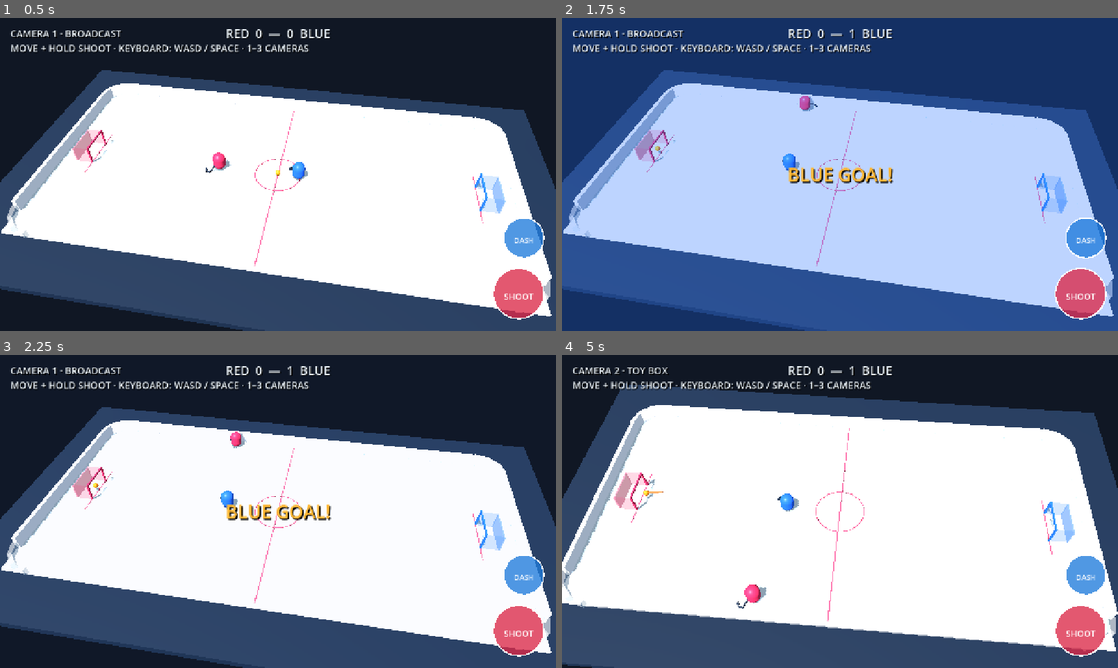
Above: before the commit, frames 1-4 (two rows, left to right).
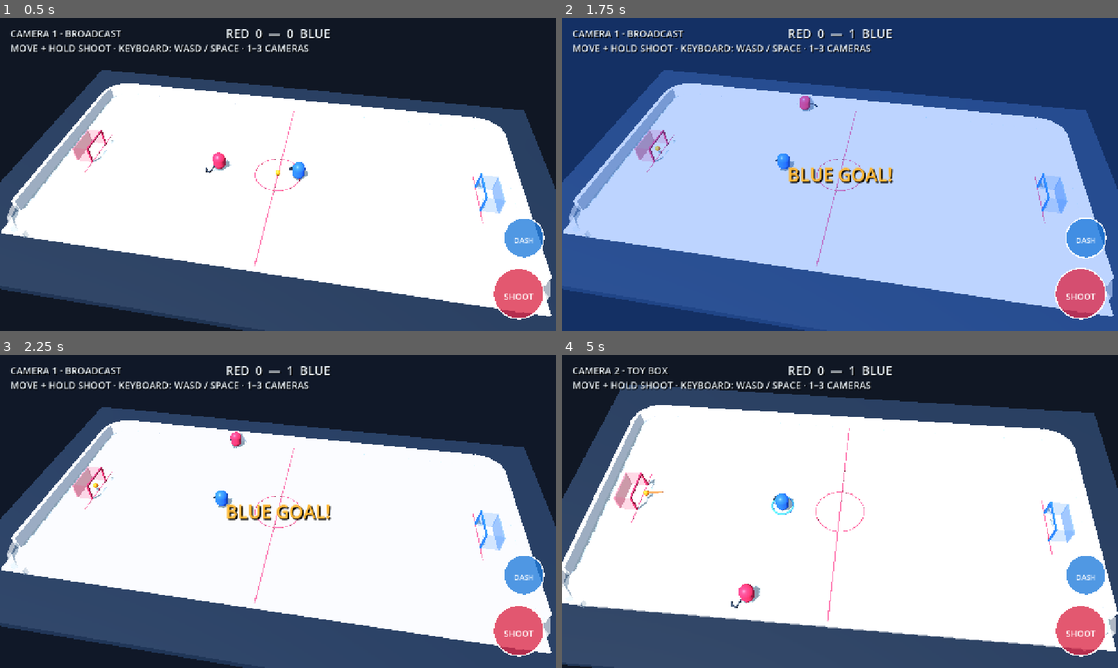
Above: after the commit, the same moments.

Repository: dylanwatsonsoftware/floorball-frenzy-3d
Game: Godot game, scene res://scenes/app/main.tscn
Two runs of this game, one before a commit and one after it. Both use one fixed random seed, a clock stepped at 60 frames per second and the inputs below.
Inputs (mouse positions are in pixels of both pictures, inside the frame that each line leads up to):
- Up to frame 1 (0.5 s): no input
- Up to frame 2 (1.75 s): tap Enter at 0.5 s; move the mouse to (812, 237) at 0.52 s; hold W (move_up) 0.53-1.25 s; tap Shift (dash) at 0.6 s; click (812, 237) at 0.67 s; drag from (1006, 221) to (812, 237) at 1.27 s
- Up to frame 3 (2.25 s): move the mouse to (111, 464) at 2.02 s; hold A (move_left) from 2.03 s (still down); hold Space (shoot) from 2.03 s (still down)
- Up to frame 4 (5 s): tap Shift (dash) at 2.3, 3.8 s; release A (move_left) at 2.75 s; release Space (shoot) at 2.75 s; drag from (867, 511) to (673, 464) at 2.77 s; move the mouse to (756, 433) at 3.52 s; hold S (move_down) 3.53-4.25 s; tap 2 at 3.6 s; drag from (962, 495) to (756, 433) at 4.27 s

Frame 1 is identical in both runs. In frame 2, 0.2% of the frame differs, in the area x 38-43%, y 43-50%; in frame 3, 0.2%; in frame 4, 0.5%, in the area x 30-43%, y 44-82%.

Commit message:
feat: give local AI dash mechanics

Diff:
--- a/scripts/gameplay/ball_controller.gd
+++ b/scripts/gameplay/ball_controller.gd
@@ -19,6 +19,7 @@
 const BOLT_TRAIL_EMISSION := Color("42b8ff")
 const STEAL_FEEDBACK_SECONDS := 0.38
 const STEAL_COLOR := Color("7dff6a")
+const BLUE_STEAL_COLOR := Color("58a8ff")
 
 var ball_velocity := Vector3.ZERO
 var _charge_seconds := 0.0
@@ -33,7 +34,7 @@
 var _pending_bolt := false
 var _last_touch_actor: StringName = &""
 var _last_touch_age := INF
-var _dash_steal_consumed := false
+var _dash_steal_consumed := {0: false, 1: false}
 var _steal_feedback_remaining := 0.0
 
 signal goal_scored(scorer: StringName)
@@ -48,14 +49,13 @@
 func _physics_process(delta: float) -> void:
 	_last_touch_age += delta
 	_update_steal_feedback(delta)
-	if not bool(_player.call("is_dashing")):
-		_dash_steal_consumed = false
 	_advance_slap(delta)
 	var previous_position := position
 	var next_state := BallSimulationScript.step(position, ball_velocity, delta)
 	var interaction_state := BallInteractionScript.step(next_state.position, next_state.velocity, _interaction_participants(), delta)
 	position = interaction_state.position
 	ball_velocity = interaction_state.velocity
+	_update_dash_steal_latches()
 	_apply_dash_steal(interaction_state.body_controller)
 	var scorer := MatchSimulationScript.detect_goal(previous_position, position, ball_velocity)
 	if scorer != &"":
@@ -87,7 +87,7 @@
 	_cancel_slap()
 	_last_touch_actor = &""
 	_last_touch_age = INF
-	_dash_steal_consumed = false
+	_dash_steal_consumed = {0: false, 1: false}
 	_steal_feedback_remaining = 0.0
 	_clear_charge_feedback()
 	_set_trail_visible(false)
@@ -236,34 +236,50 @@
 
 
 func _apply_dash_steal(body_controller: int) -> void:
-	var player_dashing := bool(_player.call("is_dashing"))
-	if not DashStealScript.can_steal(body_controller, player_dashing, _dash_steal_consumed):
-		return
-	ball_velocity = DashStealScript.poke_velocity(_player.velocity)
-	_dash_steal_consumed = true
-	record_touch(&"red")
-	_show_steal_feedback()
+	if body_controller < 0 or body_controller > 1:
+		return
+	var dashing_controller := body_controller if _is_controller_dashing(body_controller) else -1
+	if not DashStealScript.can_steal(body_controller, dashing_controller, bool(_dash_steal_consumed[body_controller])):
+		return
+	var actor := _player if body_controller == 0 else _opponent
+	var team: StringName = &"red" if body_controller == 0 else &"blue"
+	ball_velocity = DashStealScript.poke_velocity(actor.velocity)
+	_dash_steal_consumed[body_controller] = true
+	record_touch(team)
+	_show_steal_feedback(team)
+	var feedback_color := STEAL_COLOR if team == &"red" else BLUE_STEAL_COLOR
 	var arena := get_parent()
 	if arena.has_method("play_shot_impact"):
 		arena.call("play_shot_impact", global_position, {
 			"scale": 1.65,
 			"kick": 0.065,
 			"duration": 0.22,
-			"color": STEAL_COLOR,
+			"color": feedback_color,
 		})
 
 
-func _show_steal_feedback() -> void:
+func _update_dash_steal_latches() -> void:
+	for controller in 2:
+		if not _is_controller_dashing(controller):
+			_dash_steal_consumed[controller] = false
+
+
+func _is_controller_dashing(controller: int) -> bool:
+	var actor := _player if controller == 0 else _opponent
+	return actor != null and actor.has_method("is_dashing") and bool(actor.call("is_dashing"))
+
+
+func _show_steal_feedback(team: StringName) -> void:
 	_steal_feedback_remaining = STEAL_FEEDBACK_SECONDS
-	_charge_label.text = "STEAL!"
-	_charge_label.add_theme_color_override("font_color", STEAL_COLOR)
+	_charge_label.text = "STEAL!" if team == &"red" else "BLUE STEAL!"
+	_charge_label.add_theme_color_override("font_color", STEAL_COLOR if team == &"red" else BLUE_STEAL_COLOR)
 
 
 func _update_steal_feedback(delta: float) -> void:
 	if _steal_feedback_remaining <= 0.0:
 		return
 	_steal_feedback_remaining = maxf(0.0, _steal_feedback_remaining - delta)
-	if _steal_feedback_remaining <= 0.0 and _charge_label.text == "STEAL!":
+	if _steal_feedback_remaining <= 0.0 and _charge_label.text in ["STEAL!", "BLUE STEAL!"]:
 		_clear_charge_feedback()
 
 
--- a/scripts/gameplay/opponent_controller.gd
+++ b/scripts/gameplay/opponent_controller.gd
@@ -7,27 +7,44 @@
 const RINK_HALF_WIDTH := 8.6
 const SHOT_CHARGE_SECONDS := 0.55
 const SHOT_COOLDOWN_SECONDS := 0.8
+const DASH_STREAK_SECONDS := 0.18
 
 var _facing_direction := Vector3.LEFT
 var _shot_charge := 0.0
 var _shot_cooldown := 0.0
 var _ball: MeshInstance3D
 var _player: CharacterBody3D
+var _dash_cooldown := 0.0
+var _dash_streak_remaining := 0.0
+var _dash_direction := Vector3.LEFT
+var _dash_streak: Node3D
 
 
 func _ready() -> void:
 	_ball = get_parent().get_node("Ball") as MeshInstance3D
 	_player = get_parent().get_node("Player") as CharacterBody3D
+	_dash_streak = get_node_or_null("DashStreak") as Node3D
 
 
 func _physics_process(delta: float) -> void:
 	if not _ball.is_physics_processing():
 		velocity = Vector3.ZERO
+		_dash_streak_remaining = 0.0
+		if _dash_streak != null:
+			_dash_streak.visible = false
 		return
 
 	_shot_cooldown = maxf(0.0, _shot_cooldown - delta)
-	var decision := SimpleAIScript.decide(global_position, _ball.global_position, _player.global_position, _ball.ball_velocity)
-	velocity = PlayerMotorScript.step_velocity(velocity, decision.movement, delta)
+	_dash_cooldown = maxf(0.0, _dash_cooldown - delta)
+	_dash_streak_remaining = maxf(0.0, _dash_streak_remaining - delta)
+	_update_dash_streak()
+	var decision := SimpleAIScript.decide(global_position, _ball.global_position, _player.global_position, _ball.ball_velocity, _dash_cooldown <= 0.0)
+	if decision.wants_dash:
+		try_dash(decision.movement)
+	if is_dashing():
+		velocity = _dash_direction * PlayerMotorScript.DASH_SPEED
+	else:
+		velocity = PlayerMotorScript.step_velocity(velocity, decision.movement, delta)
 	move_and_slide()
 	var boundary := RinkCollisionScript.constrain_body(global_position, velocity, RINK_HALF_LENGTH, RINK_HALF_WIDTH, 1.8)
 	global_position = boundary.position
@@ -58,3 +75,36 @@
 
 func is_ai_controlled() -> bool:
 	return true
+
+
+func is_dashing() -> bool:
+	return _dash_streak_remaining > 0.0
+
+
+func get_dash_cooldown_ratio() -> float:
+	return clampf(_dash_cooldown / PlayerMotorScript.DASH_COOLDOWN, 0.0, 1.0)
+
+
+func try_dash(input_vector: Vector2) -> bool:
+	if _dash_streak == null:
+		_dash_streak = get_node_or_null("DashStreak") as Node3D
+	var dash: Dictionary = PlayerMotorScript.start_dash(input_vector, _dash_cooldown, _facing_direction)
+	if not dash.started:
+		return false
+	velocity = dash.velocity
+	_dash_direction = dash.velocity.normalized()
+	_dash_cooldown = dash.cooldown
+	_dash_streak_remaining = DASH_STREAK_SECONDS
+	if _dash_streak != null:
+		_dash_streak.scale = Vector3.ONE
+		_dash_streak.visible = true
+	return true
+
+
+func _update_dash_streak() -> void:
+	if _dash_streak == null:
+		return
+	_dash_streak.visible = is_dashing()
+	if _dash_streak.visible:
+		var burst_progress := 1.0 - _dash_streak_remaining / DASH_STREAK_SECONDS
+		_dash_streak.scale = Vector3.ONE * lerpf(1.0, 1.42, burst_progress)
--- a/scripts/presentation/greybox_arena.gd
+++ b/scripts/presentation/greybox_arena.gd
@@ -150,7 +150,7 @@
 	body.material_override = _material(Color("dd3155"), 0.42)
 	player.add_child(body)
 	_add_stick(player, Color("202a38"))
-	_add_dash_streak(player)
+	_add_dash_streak(player, Color(1.0, 0.32, 0.2, 0.76))
 
 
 func _build_opponent() -> void:
@@ -173,6 +173,7 @@
 	body.material_override = _material(Color("2b64e8"), 0.42)
 	opponent.add_child(body)
 	_add_stick(opponent, Color("202a38"))
+	_add_dash_streak(opponent, Color(0.18, 0.55, 1.0, 0.78))
 
 
 func _add_stick(parent: Node3D, color: Color) -> void:
@@ -212,7 +213,7 @@
 	rig.add_child(blade_toe)
 
 
-func _add_dash_streak(parent: Node3D) -> void:
+func _add_dash_streak(parent: Node3D, color: Color) -> void:
 	var streak := Node3D.new()
 	streak.name = "DashStreak"
 	streak.position = Vector3(0.0, -0.49, 0.0)
@@ -227,7 +228,7 @@
 	ring_mesh.ring_segments = 8
 	ring.mesh = ring_mesh
 	ring.cast_shadow = GeometryInstance3D.SHADOW_CASTING_SETTING_OFF
-	ring.material_override = _material(Color(1.0, 0.32, 0.2, 0.76), 0.2, Color("ff4a25"))
+	ring.material_override = _material(color, 0.2, Color(color))
 	streak.add_child(ring)
 
 
--- a/scripts/simulation/dash_steal.gd
+++ b/scripts/simulation/dash_steal.gd
@@ -4,8 +4,8 @@
 const POKE_FORCE_MULTIPLIER := 1.6
 
 
-static func can_steal(body_controller: int, player_dashing: bool, already_consumed: bool) -> bool:
-	return body_controller == 0 and player_dashing and not already_consumed
+static func can_steal(body_controller: int, dashing_controller: int, already_consumed: bool) -> bool:
+	return body_controller >= 0 and body_controller == dashing_controller and not already_consumed
 
 
 static func poke_velocity(player_velocity: Vector3) -> Vector3:
--- a/scripts/simulation/simple_ai.gd
+++ b/scripts/simulation/simple_ai.gd
@@ -4,10 +4,11 @@
 const STICK_RANGE := 2.25
 const STRIKE_HEIGHT := 0.7
 const MAX_STRIKE_BALL_SPEED := 8.0
+const DASH_RANGE := 10.7
 const LEFT_GOAL := Vector2(-16.0, 0.0)
 
 
-static func decide(ai_position: Vector3, ball_position: Vector3, opponent_position: Vector3, ball_velocity: Vector3) -> Dictionary:
+static func decide(ai_position: Vector3, ball_position: Vector3, opponent_position: Vector3, ball_velocity: Vector3, dash_ready: bool = true) -> Dictionary:
 	var to_ball := Vector2(ball_position.x - ai_position.x, ball_position.z - ai_position.z)
 	var distance_to_ball := to_ball.length()
 	var movement := to_ball.normalized() if distance_to_ball > STICK_RANGE else Vector2.ZERO
@@ -23,9 +24,11 @@
 	var planar_ball_speed := Vector2(ball_velocity.x, ball_velocity.z).length()
 	var wants_shot := distance_to_ball <= STICK_RANGE and ball_position.y <= STRIKE_HEIGHT and planar_ball_speed <= MAX_STRIKE_BALL_SPEED
 	var shot_direction := (LEFT_GOAL - Vector2(ball_position.x, ball_position.z)).normalized()
+	var wants_dash := dash_ready and distance_to_ball > DASH_RANGE and not movement.is_zero_approx()
 
 	return {
 		"movement": movement,
 		"wants_shot": wants_shot,
 		"shot_direction": shot_direction,
+		"wants_dash": wants_dash,
 	}
--- a/tests/dash_steal_test.gd
+++ b/tests/dash_steal_test.gd
@@ -6,13 +6,16 @@
 	if dash_steal == null:
 		fail("Dash-steal simulation is missing")
 		return
-	if not dash_steal.can_steal(0, true, false):
+	if not dash_steal.can_steal(0, 0, false):
 		fail("A dashing player making body contact must be able to steal")
 		return
-	if dash_steal.can_steal(-1, true, false) or dash_steal.can_steal(0, false, false):
+	if not dash_steal.can_steal(1, 1, false):
+		fail("The blue AI must use the same physical dash-steal rule")
+		return
+	if dash_steal.can_steal(-1, 0, false) or dash_steal.can_steal(0, -1, false):
 		fail("Dash steals require both a dash and physical ball contact")
 		return
-	if dash_steal.can_steal(0, true, true):
+	if dash_steal.can_steal(0, 0, true) or dash_steal.can_steal(1, 0, false):
 		fail("One dash must not repeatedly poke the same ball")
 		return
 	var velocity: Vector3 = dash_steal.poke_velocity(Vector3(12.0, 3.0, -4.0))
--- a/tests/greybox_scene_test.gd
+++ b/tests/greybox_scene_test.gd
@@ -30,6 +30,8 @@
 		"Arena/Opponent/StickRig/Shaft",
 		"Arena/Opponent/StickRig/Blade",
 		"Arena/Opponent/StickRig/BladeToe",
+		"Arena/Opponent/DashStreak",
+		"Arena/Opponent/DashStreak/DashRing",
 		"Arena/Ball",
 		"Arena/Ball/ShotTrail",
 		"Arena/ShotImpact",
@@ -69,6 +71,34 @@
 	if not opponent.has_method("is_ai_controlled"):
 		fail("Blue opponent must be controlled by the local-match AI")
 		return
+	if not opponent.has_method("try_dash") or not opponent.has_method("is_dashing"):
+		fail("Blue AI must expose the same sustained dash mechanics as the player")
+		return
+	var opponent_dash_start: Vector3 = opponent.position
+	if not opponent.call("try_dash", Vector2.LEFT):
+		fail("A ready blue AI dash must start")
+		return
+	var opponent_dash_streak := scene.get_node("Arena/Opponent/DashStreak") as Node3D
+	if not opponent_dash_streak.visible:
+		fail("Blue AI dash must reveal its team-colored streak")
+		return
+	var ai_dash_ball := scene.get_node("Arena/Ball")
+	ai_dash_ball.position = opponent.position + Vector3(-0.35, -0.53, 0.0)
+	ai_dash_ball.ball_velocity = Vector3.ZERO
+	await physics_frame
+	await physics_frame
+	var ai_steal_label := scene.get_node("HUD/ChargeLabel") as Label
+	if ai_dash_ball.ball_velocity.x >= opponent.velocity.x or ai_steal_label.text != "BLUE STEAL!":
+		fail("Blue AI body contact during dash must use the same physical steal; velocity=%s label=%s" % [ai_dash_ball.ball_velocity, ai_steal_label.text])
+		return
+	ai_dash_ball.reset_for_faceoff()
+	for frame in 8:
+		await physics_frame
+	if not opponent.call("is_dashing") or opponent.position.distance_to(opponent_dash_start) < 1.65:
+		fail("Blue AI dash must sustain the same movement burst; displacement=%s" % opponent.position.distance_to(opponent_dash_start))
+		return
+	opponent.position = Vector3(5.0, 0.75, 0.0)
+	opponent.velocity = Vector3.ZERO
 	var player_stick := scene.get_node("Arena/Player/StickRig") as Node3D
 	if player_stick.position.x >= 0.0 or player_stick.rotation.y >= -0.2:
 		fail("The stick must angle across the body toward the player's right")
--- a/tests/simple_ai_test.gd
+++ b/tests/simple_ai_test.gd
@@ -18,6 +18,24 @@
 		return
 	if chase.wants_shot:
 		fail("Blue AI must not shoot while out of stick range")
+		return
+	if chase.wants_dash:
+		fail("Blue AI must save its dash while the ball is already nearby")
+		return
+
+	var far_chase: Dictionary = ai.decide(
+		Vector3(12.0, 0.75, 0.0),
+		Vector3(0.0, 0.22, 0.0),
+		Vector3(-5.0, 0.75, 0.0),
+		Vector3.ZERO,
+		true
+	)
+	if not far_chase.wants_dash:
+		fail("Blue AI must use a ready dash when the loose ball is over the original range threshold")
+		return
+	var cooling_down: Dictionary = ai.decide(Vector3(12.0, 0.75, 0.0), Vector3.ZERO, Vector3(-5.0, 0.75, 0.0), Vector3.ZERO, false)
+	if cooling_down.wants_dash:
+		fail("Blue AI must not request another dash during cooldown")
 		return
 
 	var in_range: Dictionary = ai.decide(
